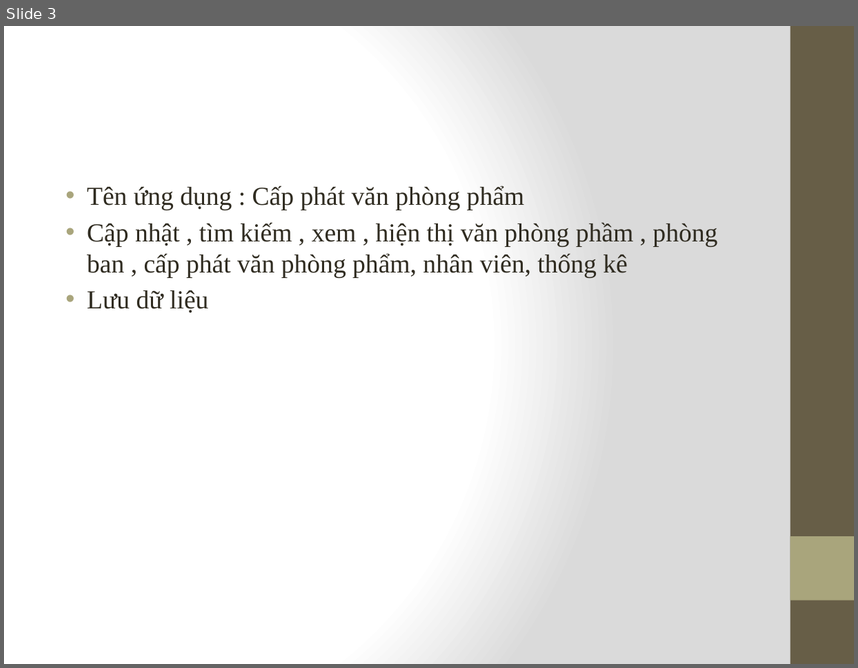
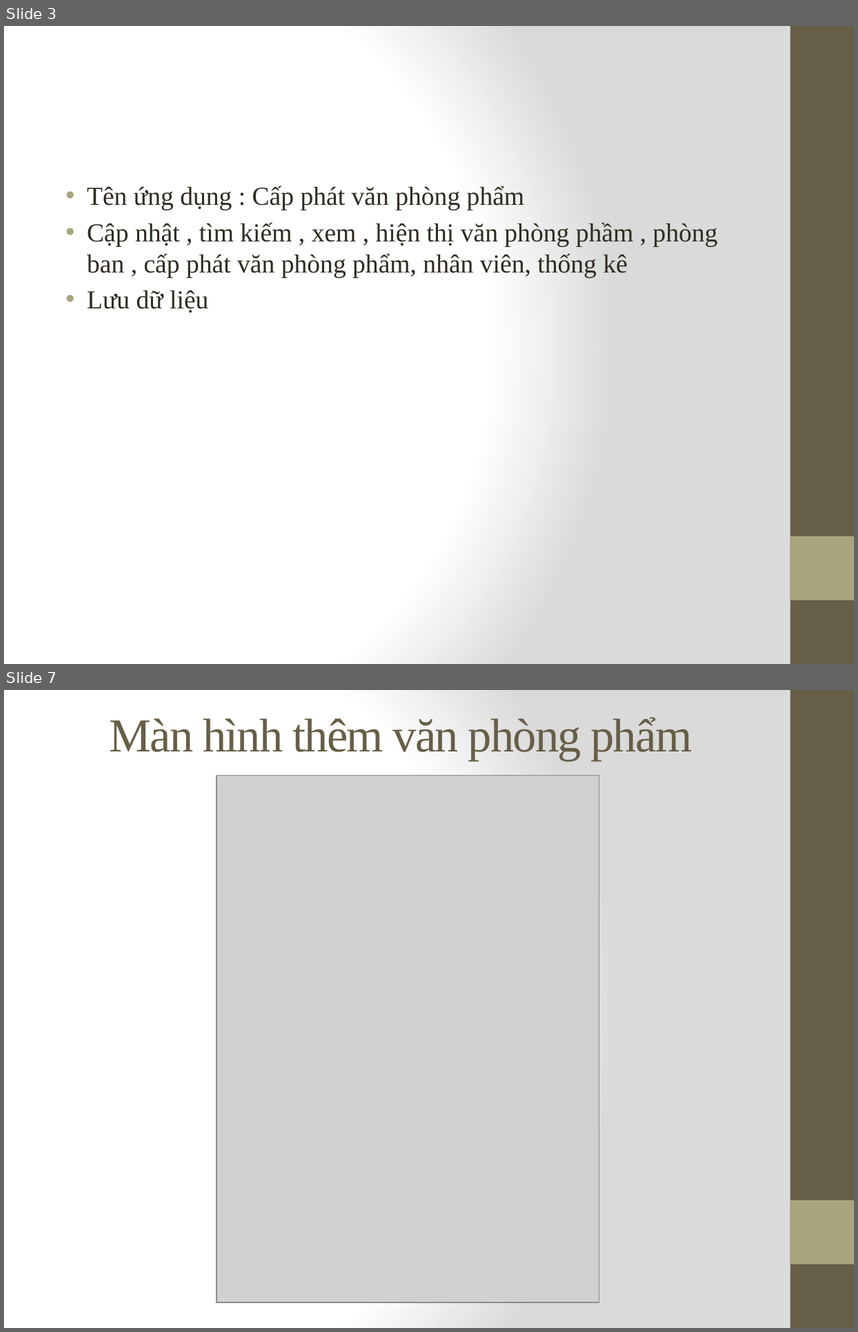
Before and after one commit to thien414/DD2, a slide deck: Baocao.pptx. Shown one above the other, each under a label of ours: slide 3 before the commit, slides 3 and 7 after it; the slides between them are not shown. The pictures are 858x668 and 858x1332 pixels, drawn with LibreOffice and Linux fonts; fonts in the diff are those of the drawing; grey boxes stand for pictures. Boxes give left, top, right and bottom in pixels: in the first picture for what was removed or moved away, otherwise in the second. Text is boxed around its words. In the diff, an @@ line names an element or a change of style, - is before the commit and + after.

```diff
--- a/Baocao.pptx
+++ b/Baocao.pptx
@@ slide 7 added at (4,690,854,1328), background gradient #FFFFFF to #DADADA; not listed: 2 template elements that a slide beside it also shows @@
@@ title added at (109,717,692,760), 40 pt, text #675E47 @@
+Màn hình thêm văn phòng phẩm
@@ picture added at (217,775,599,1302) @@
```
Also in this commit, not shown: 1 slide changed, 11 other slides added, 11 slides removed.
